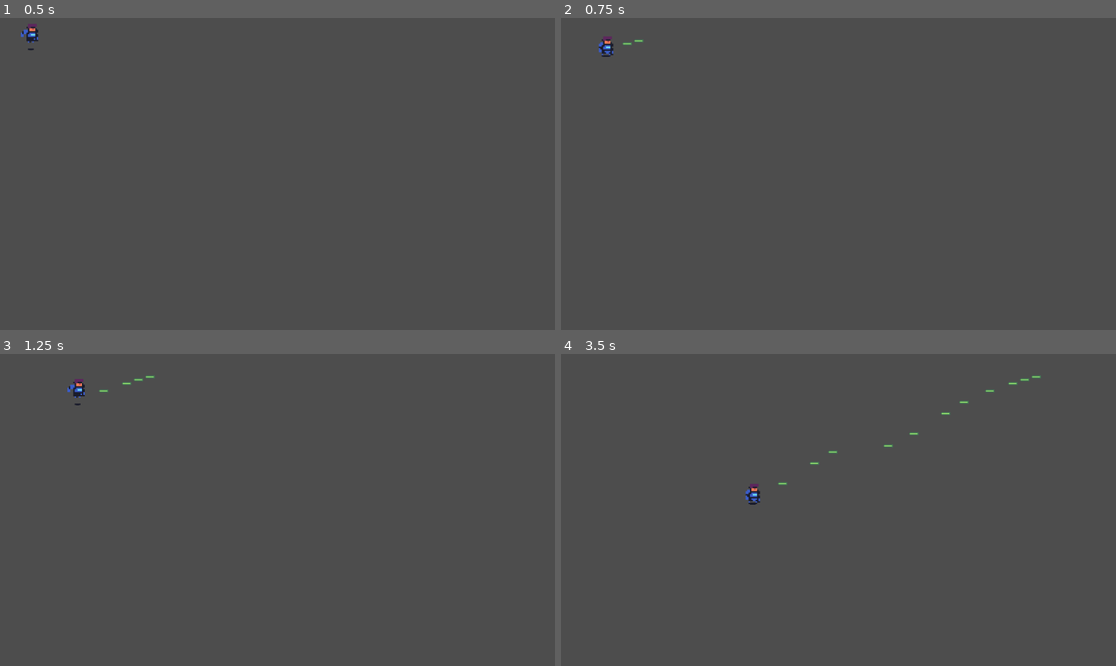
Above: before the commit, frames 1-4 (two rows, left to right).
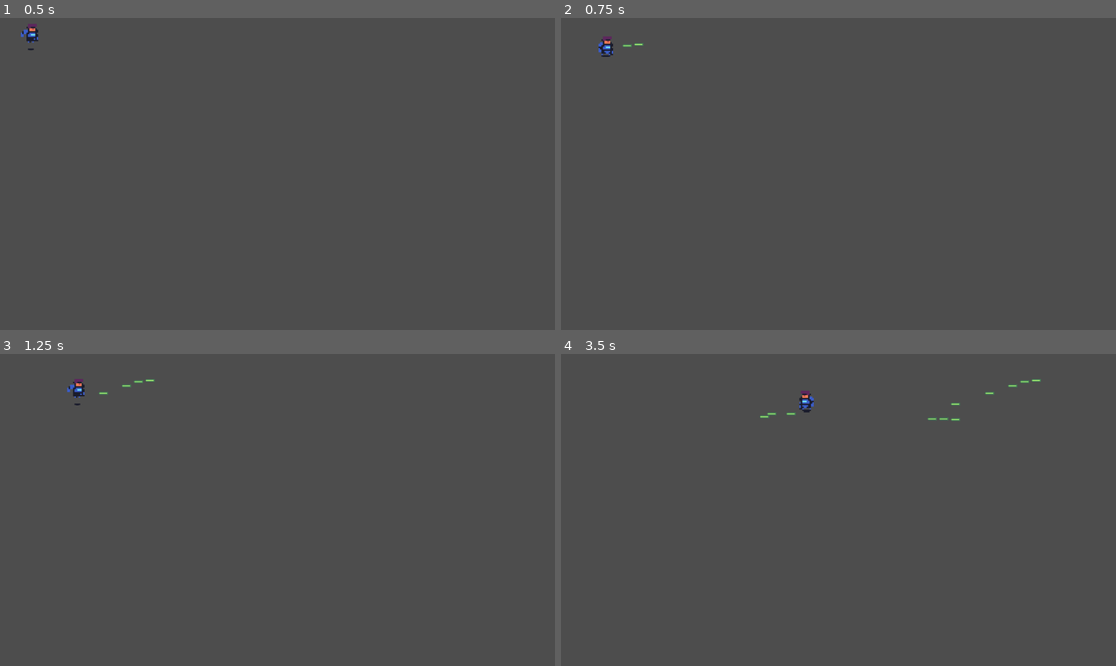
Above: after the commit, the same moments.

Repository: GerardinClement/Gamejam_forge
Game: Godot game, scene res://player.tscn
Same seed, same stepped clock (60 frames per second), same inputs: the game is played once before the commit and once after it.
Inputs (mouse positions are in pixels of both pictures, inside the frame that each line leads up to):
- Up to frame 1 (0.5 s): no input
- Up to frame 2 (0.75 s): tap Enter (ui_accept) at 0.5, 0.6 s; move the mouse to (960, 158) at 0.52 s
- Up to frame 3 (1.25 s): tap Enter (ui_accept) at 0.77, 1.07 s
- Up to frame 4 (3.5 s): move the mouse to (727, 525) at 1.27 s; tap Enter (ui_accept) at 1.35, 1.52, 1.82, 2.1, 2.85, 3.02, 3.32 s; move the mouse to (894, 441) at 2.02 s; move the mouse to (810, 572) at 2.77 s

Frame 1 is identical in both runs. In frame 2, less than 0.1% of the frame differs, in the area x 6-15%, y 6-12%; in frame 3, 0.1%; in frame 4, 0.6%, in the area x 33-87%, y 6-49%.

Commit message:
add direction

Diff:
--- a/bullet.gd
+++ b/bullet.gd
@@ -3,5 +3,4 @@
 
 const SPEED = 300.0
 func _physics_process(delta):
-	velocity.x = 2;
 	move_and_collide(velocity.normalized() * delta * SPEED)
--- a/player.gd
+++ b/player.gd
@@ -8,6 +8,7 @@
 func _process(delta):
 	if Input.is_action_just_pressed("ui_accept"):
 		shoot()
+	$Node2D.look_at(get_global_mouse_position())
 
 func _physics_process(delta):
 	var mouseOffset = get_viewport().get_mouse_position() - self.position;
@@ -27,4 +28,9 @@
 func shoot():
 	var bullet = bulletPath.instantiate()
 	get_parent().add_child(bullet)
-	bullet.position = $Marker2D.global_position
+	bullet.position = $Node2D/Marker2D.global_position
+	print(get_global_mouse_position().x)
+	if animation.flip_h == false:
+		bullet.velocity.x = 1
+	else:
+		bullet.velocity.x = -1
--- a/player.tscn
+++ b/player.tscn
@@ -66,7 +66,10 @@
 sprite_frames = SubResource("SpriteFrames_p5bdb")
 animation = &"idle"
 
-[node name="Marker2D" type="Marker2D" parent="."]
+[node name="Node2D" type="Node2D" parent="."]
+
+[node name="Marker2D" type="Marker2D" parent="Node2D"]
 position = Vector2(16, 3)
-scale = Vector2(-2.31302, -1.7225)
+rotation = 3.14159
+scale = Vector2(2.31302, 1.7225)
 gizmo_extents = 21.9
